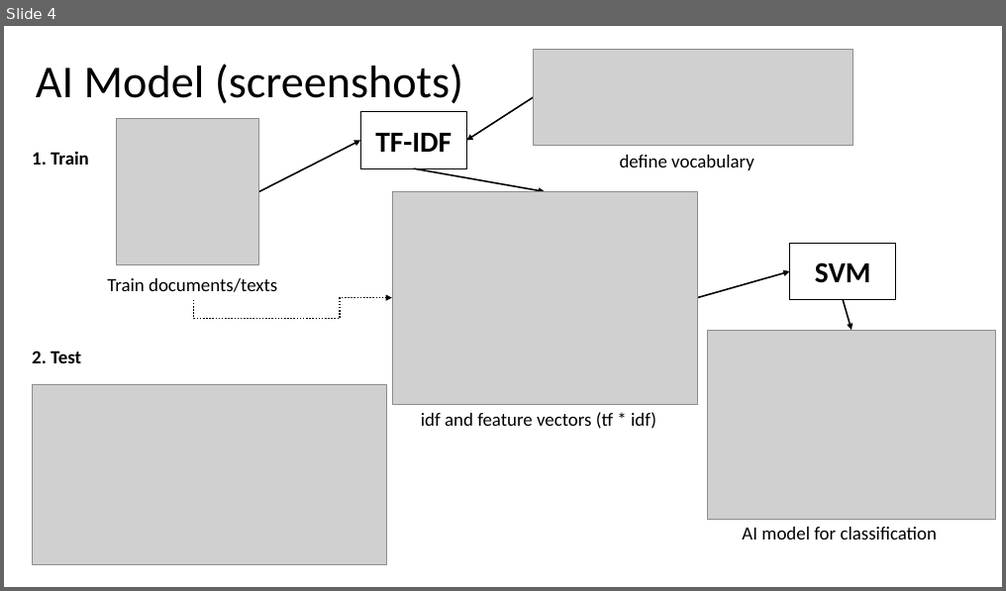
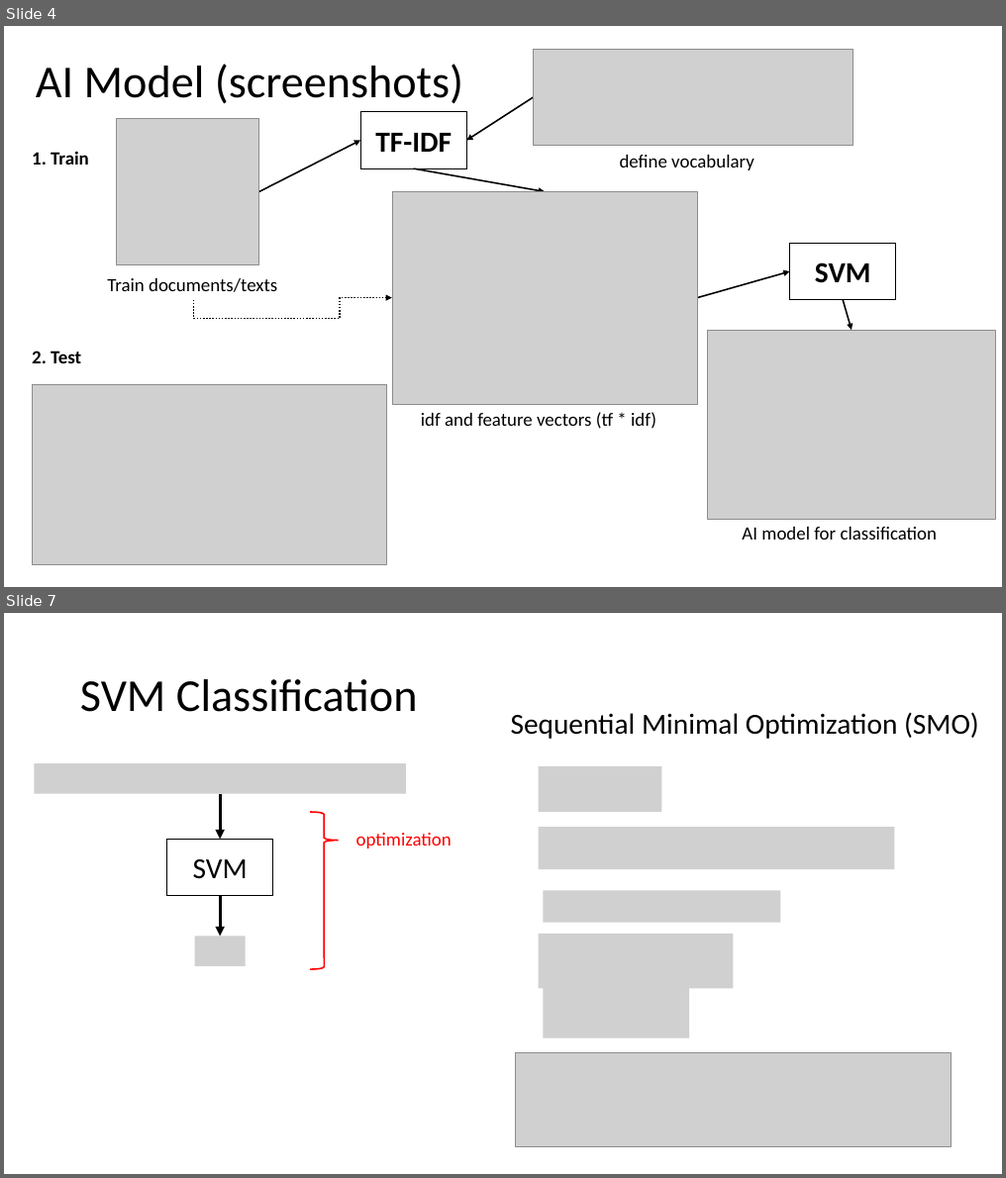
Before and after one commit to Adhisetama/tugas-sentiment-analysis-tfidf-svm, a slide deck: Sentiment Analysis dengan TF-IDF dan SVM.pptx. Shown one above the other, each under a label of ours: slide 4 before the commit, slides 4 and 7 after it; the slides between them are not shown. The pictures are 1006x591 and 1006x1178 pixels, drawn with LibreOffice and Linux fonts; fonts in the diff are those of the drawing; grey boxes stand for pictures. Boxes give left, top, right and bottom in pixels: in the first picture for what was removed or moved away, otherwise in the second. Text is boxed around its words. In the diff, an @@ line names an element or a change of style, - is before the commit and + after.

```diff
--- a/Sentiment Analysis dengan TF-IDF dan SVM.pptx
+++ b/Sentiment Analysis dengan TF-IDF dan SVM.pptx
@@ slide 7 added at (x1=4, y1=613, x2=1002, y2=1174), background #FFFFFF @@
@@ title added at (x1=80, y1=679, x2=418, y2=712), 44 pt, text #000000 @@
+SVM Classification
@@ text added at (x1=511, y1=712, x2=979, y2=739), 28 pt, text #000000 @@
+Sequential Minimal Optimization (SMO)
@@ picture added at (x1=34, y1=763, x2=406, y2=793) @@
@@ picture added at (x1=539, y1=766, x2=662, y2=812) @@
@@ arrow added from (221, 794) to (221, 839), #000000 3 pt @@
@@ right brace added at (x1=310, y1=812, x2=339, y2=969), outline #FF0000 1.5 pt @@
@@ rectangle added at (x1=167, y1=839, x2=273, y2=896), fill #FFFFFF, outline #000000 1 pt, 28 pt, text #000000 @@
+SVM
@@ text added at (x1=356, y1=833, x2=451, y2=849), 18 pt, text #FF0000 @@
+optimization
@@ picture added at (x1=539, y1=827, x2=895, y2=869) @@
@@ arrow added from (221, 896) to (221, 937), #000000 3 pt @@
@@ picture added at (x1=543, y1=891, x2=780, y2=923) @@
@@ picture added at (x1=195, y1=937, x2=245, y2=966) @@
@@ picture added at (x1=539, y1=934, x2=734, y2=989) @@
@@ picture added at (x1=543, y1=983, x2=689, y2=1039) @@
@@ picture added at (x1=515, y1=1054, x2=951, y2=1148) @@
```
Also in this commit, not shown: 2 slides changed, 5 other slides added, 1 other file.
